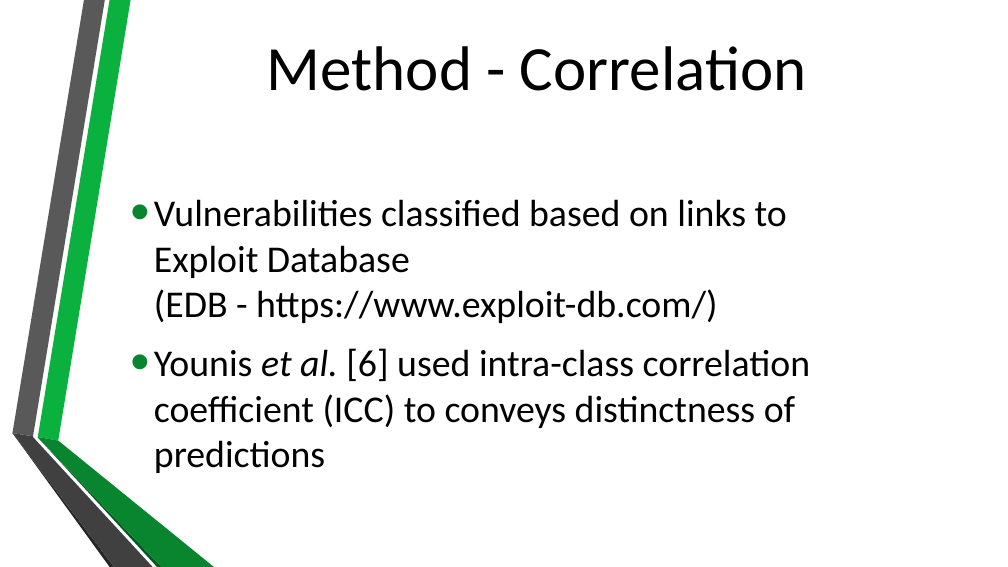
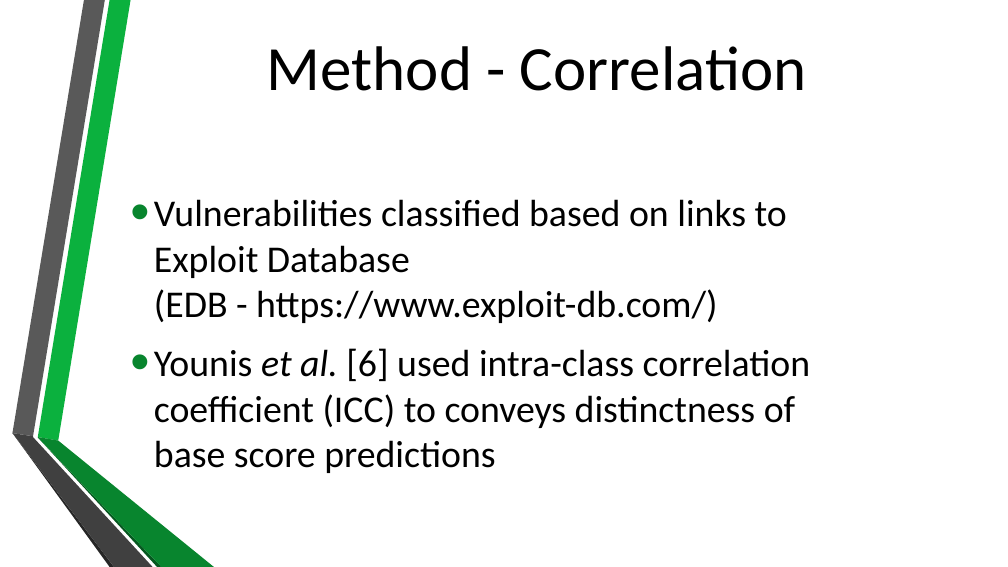
Before and after one commit to BenChurch/Winter2017, a slide deck: slide 14 of CISC848/Implementation/Presentation/CvssEquationRecasting.pptx (slide 15 before the commit). Drawn at 1008x567 pixels with LibreOffice and Linux fonts; fonts in the diff are those of the drawing; background and template pictures are left out. Boxes give left, top, right and bottom in pixels: in the first picture for what was removed or moved away, otherwise in the second. Text is boxed around its words. In the diff, an @@ line names an element or a change of style, - is before the commit and + after.

```diff
--- a/CISC848/Implementation/Presentation/CvssEquationRecasting.pptx
+++ b/CISC848/Implementation/Presentation/CvssEquationRecasting.pptx
@@ text at (154,348,810,473): text changed @@
-• Younis et al. [6] used intra-class correlation coefficient (ICC) to conveys distinctness of predictions
+• Younis et al. [6] used intra-class correlation coefficient (ICC) to conveys distinctness of base score predictions
```
Also in this commit, not shown: 1 slide removed, 1 other file.
